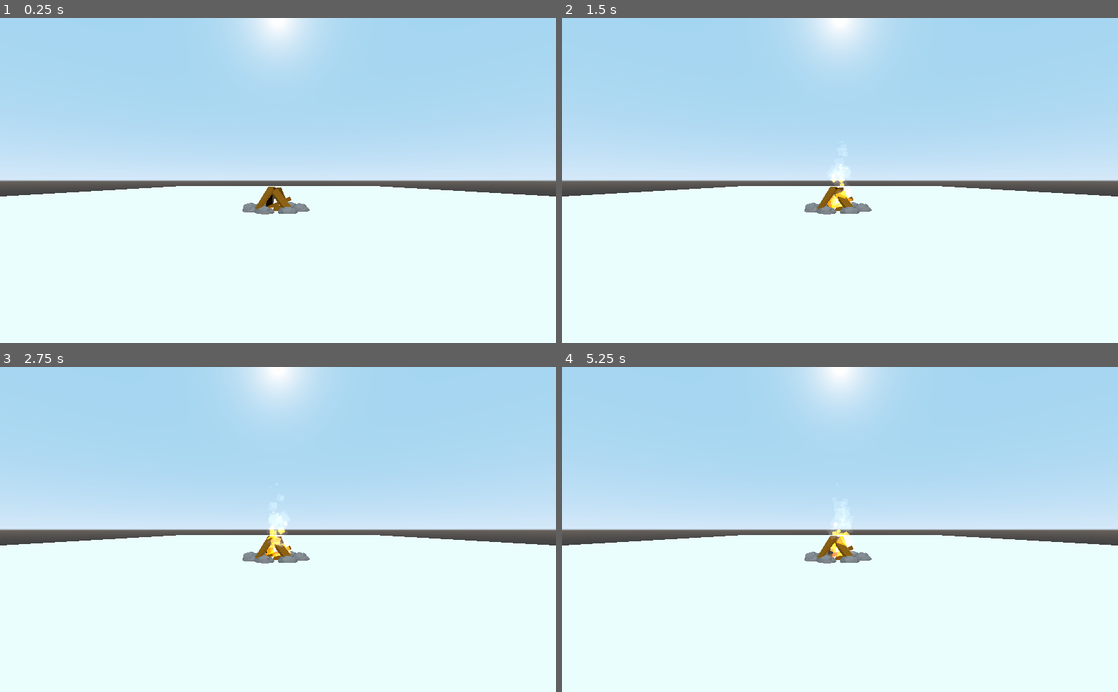
Above: before the commit, frames 1-4 (two rows, left to right).
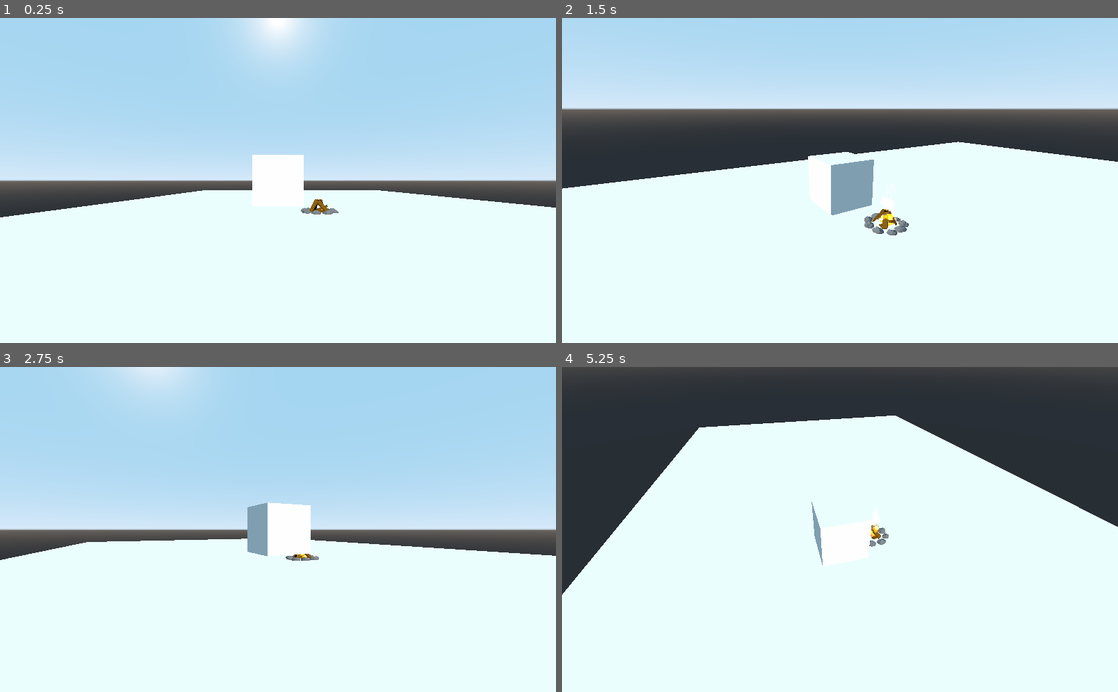
Above: after the commit, the same moments.

Repository: Zoriya/zoriya
Game: Godot game, scene res://World/World.tscn
Same seed, same stepped clock (60 frames per second), same inputs: the game is played once before the commit and once after it.
Inputs (mouse positions are in pixels of both pictures, inside the frame that each line leads up to):
- Up to frame 1 (0.25 s): no input
- Up to frame 2 (1.5 s): move the mouse to (962, 164) at 0.52 s; move the mouse to (728, 196) at 1.27 s
- Up to frame 3 (2.75 s): move the mouse to (333, 458) at 2.02 s
- Up to frame 4 (5.25 s): move the mouse to (812, 594) at 2.77 s; move the mouse to (1006, 578) at 3.52 s; move the mouse to (673, 480) at 4.27 s; move the mouse to (867, 529) at 5.02 s

The runs differ from the first frame. In frame 1, 4.1% of the frame differs, in the area x 0-100%, y 42-62%; in frame 2, 34%; in frame 3, 6.2%; in frame 4, 53%, in the area x 0-100%, y 0-71%.

Commit message:
Add basic character and camera movement

Diff:
--- /dev/null
+++ b/Characters/Box.tscn
@@ -0,0 +1,19 @@
+[gd_scene load_steps=3 format=2]
+
+[ext_resource path="res://Characters/SpringArm.gd" type="Script" id=2]
+
+[sub_resource type="BoxShape" id=1]
+
+[node name="Box" type="KinematicBody"]
+
+[node name="Collision" type="CollisionShape" parent="."]
+shape = SubResource( 1 )
+
+[node name="Mesh" type="CSGBox" parent="."]
+
+[node name="SpringArm" type="SpringArm" parent="."]
+spring_length = 10.0
+script = ExtResource( 2 )
+
+[node name="InterpolatedCamera" type="InterpolatedCamera" parent="SpringArm"]
+current = true
--- /dev/null
+++ b/Characters/SpringArm.gd
@@ -0,0 +1,14 @@
+extends SpringArm
+
+
+const ROTATION_SPEED := 0.005
+
+func _ready() -> void:
+	Input.set_mouse_mode(Input.MOUSE_MODE_CAPTURED)
+
+
+func _input(event: InputEvent) -> void:
+	if event is InputEventMouseMotion and Input.get_mouse_mode() == Input.MOUSE_MODE_CAPTURED:
+		rotation.y -= event.relative.x * ROTATION_SPEED
+		rotation.x -= event.relative.y * ROTATION_SPEED
+		rotation.x = clamp(rotation.x, -PI / 2, 0)
--- a/Objects/Bonfire/Bonfire.tscn
+++ b/Environment/Camp/Bonfire.tscn
@@ -1,15 +1,8 @@
 [gd_scene load_steps=16 format=2]
 
 [ext_resource path="res://Materials/Wood.material" type="Material" id=1]
-[ext_resource path="res://Objects/Bonfire/Bonfire.glb" type="PackedScene" id=2]
+[ext_resource path="res://Environment/Camp/Bonfire.glb" type="PackedScene" id=2]
 [ext_resource path="res://Materials/Stone.material" type="Material" id=3]
-
-
-
-
-
-
-
 
 [sub_resource type="Gradient" id=1]
 colors = PoolColorArray( 1, 0, 0, 1, 1, 0.881836, 0, 1 )
--- a/World/World.tscn
+++ b/World/World.tscn
@@ -1,6 +1,7 @@
-[gd_scene load_steps=4 format=2]
+[gd_scene load_steps=5 format=2]
 
-[ext_resource path="res://Objects/Bonfire/Bonfire.tscn" type="PackedScene" id=1]
+[ext_resource path="res://Environment/Camp/Bonfire.tscn" type="PackedScene" id=1]
+[ext_resource path="res://Characters/Box.tscn" type="PackedScene" id=2]
 
 [sub_resource type="PlaneMesh" id=1]
 
@@ -22,10 +23,10 @@
 transform = Transform( 13.123, 0, 0, 0, 1, 0, 0, 0, 25.0779, 0, 0, 0 )
 shape = SubResource( 2 )
 
-[node name="Camera" type="Camera" parent="."]
-transform = Transform( 1, 0, 0, 0, 1, 0, 0, 0, 1, 0, 0.756225, 6.07545 )
-
 [node name="DirectionalLight" type="DirectionalLight" parent="."]
 transform = Transform( 1, 0, 0, 0, 0.887075, 0.461625, 0, -0.461625, 0.887075, -2.88579, 12.3753, 28.3083 )
 
+[node name="Box" parent="." instance=ExtResource( 2 )]
+transform = Transform( 1, 0, 0, 0, 1, 0, 0, 0, 1, -2, 1.47961, 1 )
+
 [editable path="Bonfire"]
--- a/project.godot
+++ b/project.godot
@@ -19,6 +19,34 @@
 run/main_scene="res://World/World.tscn"
 config/icon="res://Icon.png"
 
+[input]
+
+move_left={
+"deadzone": 0.5,
+"events": [ Object(InputEventKey,"resource_local_to_scene":false,"resource_name":"","device":0,"alt":false,"shift":false,"control":false,"meta":false,"command":false,"pressed":false,"scancode":65,"unicode":0,"echo":false,"script":null)
+ ]
+}
+move_right={
+"deadzone": 0.5,
+"events": [ Object(InputEventKey,"resource_local_to_scene":false,"resource_name":"","device":0,"alt":false,"shift":false,"control":false,"meta":false,"command":false,"pressed":false,"scancode":68,"unicode":0,"echo":false,"script":null)
+ ]
+}
+jump={
+"deadzone": 0.5,
+"events": [ Object(InputEventKey,"resource_local_to_scene":false,"resource_name":"","device":0,"alt":false,"shift":false,"control":false,"meta":false,"command":false,"pressed":false,"scancode":32,"unicode":0,"echo":false,"script":null)
+ ]
+}
+move_forward={
+"deadzone": 0.5,
+"events": [ Object(InputEventKey,"resource_local_to_scene":false,"resource_name":"","device":0,"alt":false,"shift":false,"control":false,"meta":false,"command":false,"pressed":false,"scancode":87,"unicode":0,"echo":false,"script":null)
+ ]
+}
+move_backward={
+"deadzone": 0.5,
+"events": [ Object(InputEventKey,"resource_local_to_scene":false,"resource_name":"","device":0,"alt":false,"shift":false,"control":false,"meta":false,"command":false,"pressed":false,"scancode":83,"unicode":0,"echo":false,"script":null)
+ ]
+}
+
 [rendering]
 
 quality/filters/msaa=4
Renamed: Objects/Bonfire/Bonfire.glb -> Environment/Camp/Bonfire.glb
Not shown, changed: Environment/Camp/Bonfire.glb.import
